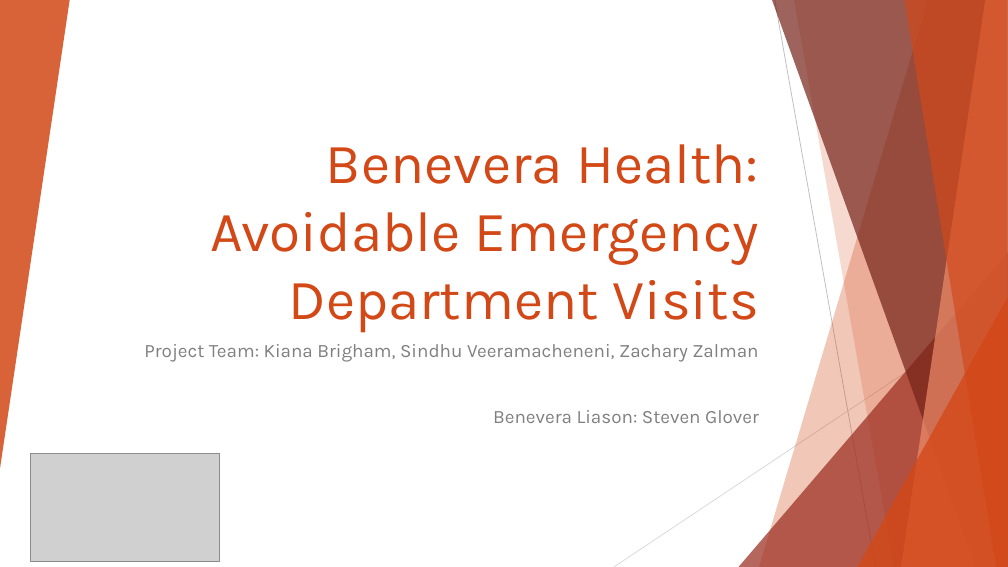
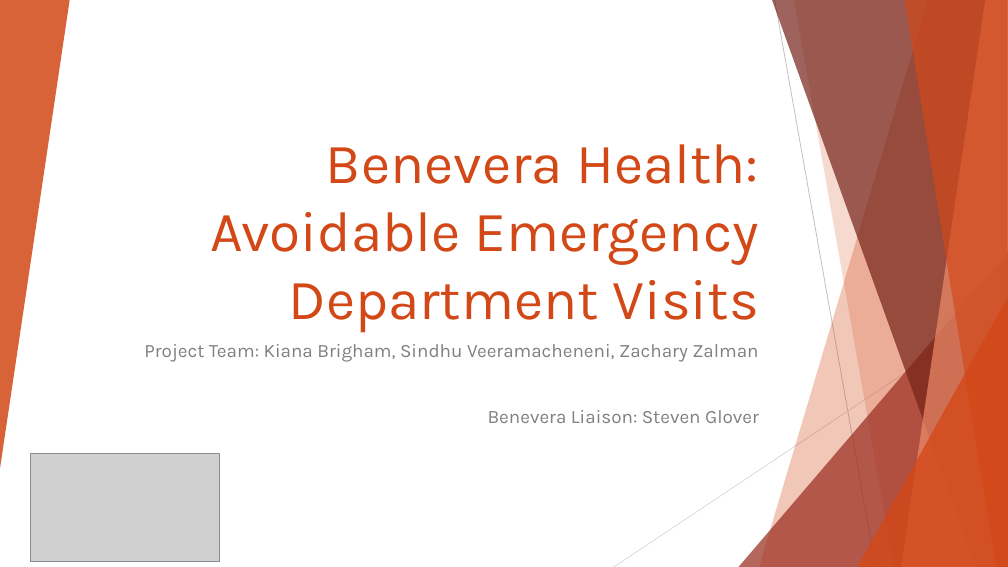
Before and after one commit to ZachZs/AvoidableEDAlgorithm, a slide deck: slide 1 of Benevera Health Final PowerPoint.pptx. Drawn at 1008x567 pixels with LibreOffice and Linux fonts; fonts in the diff are those of the drawing; grey boxes stand for pictures. Boxes give left, top, right and bottom in pixels: in the first picture for what was removed or moved away, otherwise in the second. Text is boxed around its words. In the diff, an @@ line names an element or a change of style, - is before the commit and + after.

```diff
--- a/Benevera Health Final PowerPoint.pptx
+++ b/Benevera Health Final PowerPoint.pptx
@@ subtitle at [488, 410, 759, 423]: text changed @@
-Benevera Liason: Steven Glover
+Benevera Liaison: Steven Glover
```
